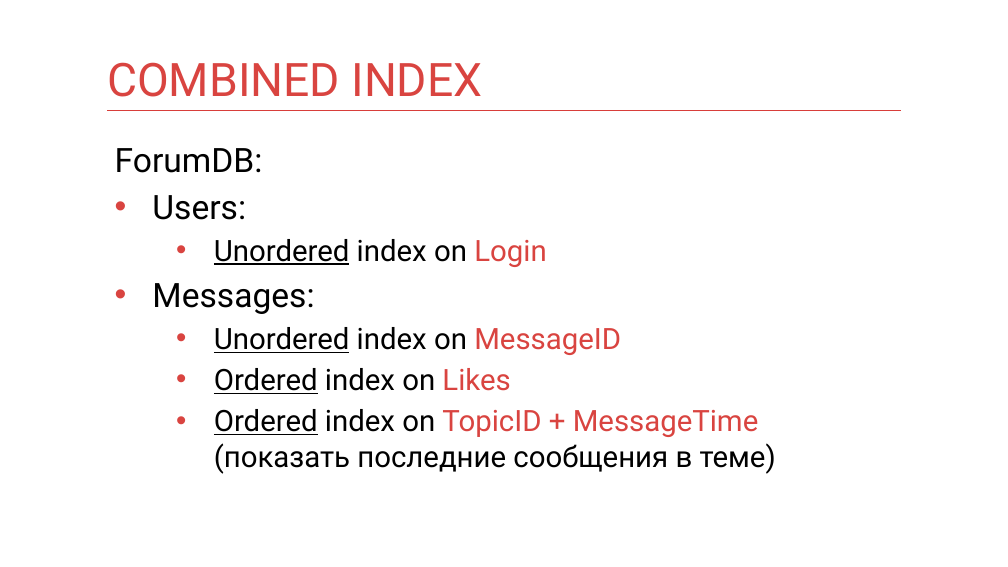
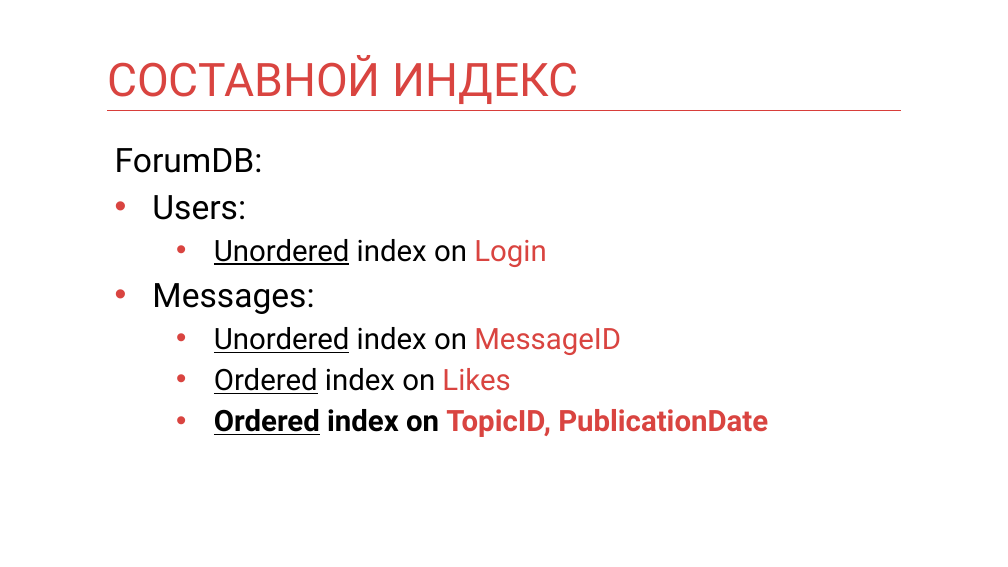
Before and after one commit to mnenorm74/web-game, a slide deck: slide 33 of db.pptx (slide 29 before the commit). Drawn at 1008x567 pixels with LibreOffice and Linux fonts; fonts in the diff are those of the drawing. Boxes give left, top, right and bottom in pixels: in the first picture for what was removed or moved away, otherwise in the second. Text is boxed around its words. In the diff, an @@ line names an element or a change of style, - is before the commit and + after.

```diff
--- a/db.pptx
+++ b/db.pptx
@@ title at bbox=[107, 55, 578, 104]: text changed @@
-COMBINED INDEX
+СОСТАВНОЙ ИНДЕКС
@@ text at bbox=[214, 409, 768, 437]: text changed; text colour #000000 to #D94440; bold on @@
-  • Ordered index on TopicID + MessageTime
-    (показать последние сообщения в теме)
+  • Ordered index on TopicID, PublicationDate
```
Also in this commit, not shown: 23 other slides changed, 13 slides added, 9 slides removed, 1 other file.
